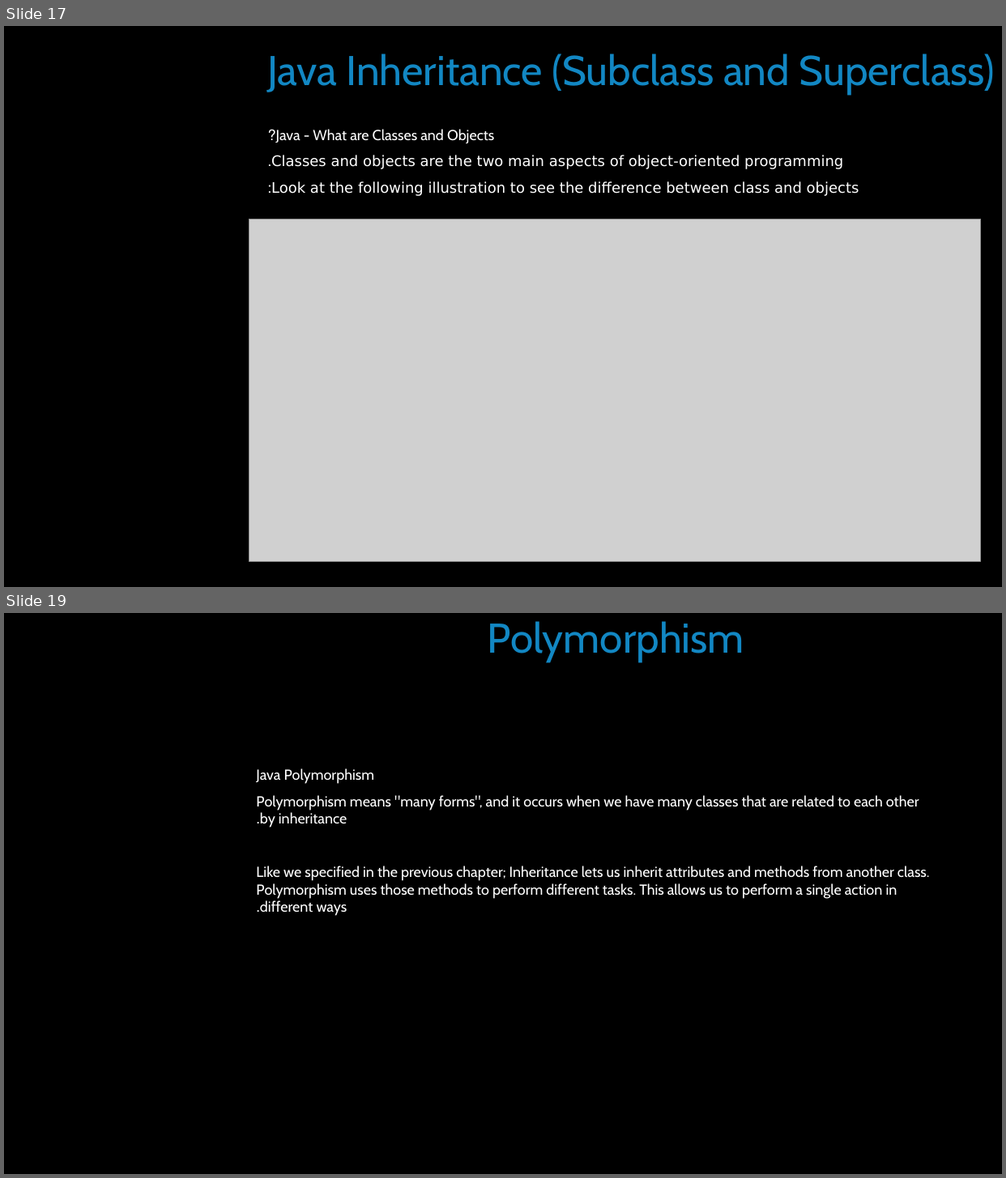
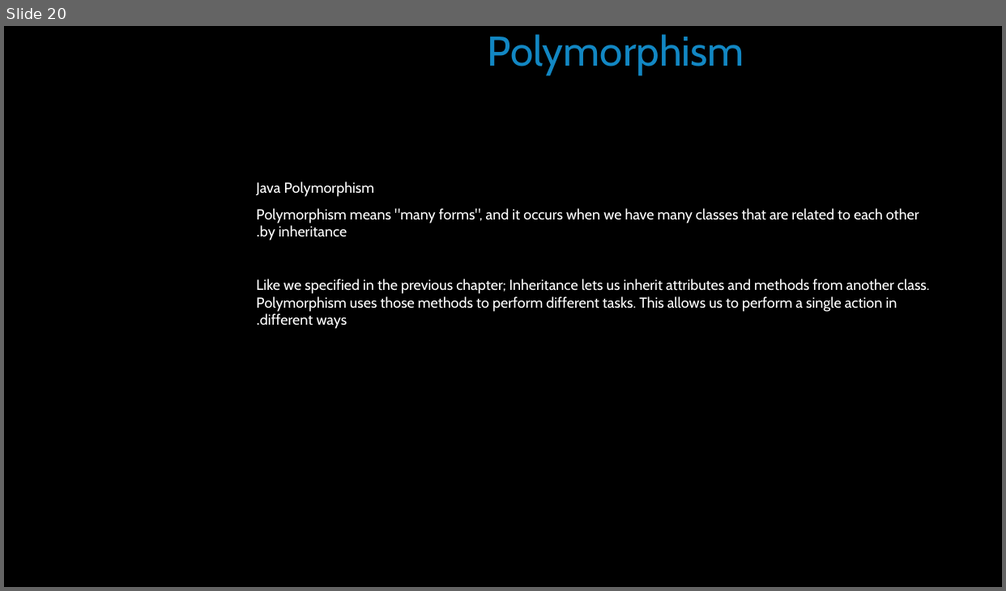
Before and after one commit to simon-pikalov/Ariel_OOP_2020, a slide deck: Classes/week_01/ta1/simon_group/oop1.pptx. Shown one above the other, each under a label of ours: slides 17 and 19 before the commit, slide 20 after it; the slides between them are not shown. The pictures are 1006x1178 and 1006x591 pixels, drawn with LibreOffice and Linux fonts; fonts in the diff are those of the drawing; grey boxes stand for pictures; background and template pictures are left out. Boxes give left, top, right and bottom in pixels: in the first picture for what was removed or moved away, otherwise in the second. Text is boxed around its words. In the diff, an @@ line names an element or a change of style, - is before the commit and + after.

```diff
--- a/Classes/week_01/ta1/simon_group/oop1.pptx
+++ b/Classes/week_01/ta1/simon_group/oop1.pptx
@@ slide 17 removed at <box>4,26,1002,587</box>, background #000000 @@
@@ title removed at <box>267,54,995,94</box> @@
-Java Inheritance (Subclass and Superclass)
@@ text removed at <box>271,129,859,196</box> @@
-Java - What are Classes and Objects?
-Classes and objects are the two main aspects of object-oriented programming.
-Look at the following illustration to see the difference between class and objects:
@@ picture removed at <box>249,219,981,562</box> @@
@@ what was slide 19 is now slide 20 @@
```
Also in this commit, not shown: 6 slides changed, 3 slides added, 1 other slide removed, 4 other files.
